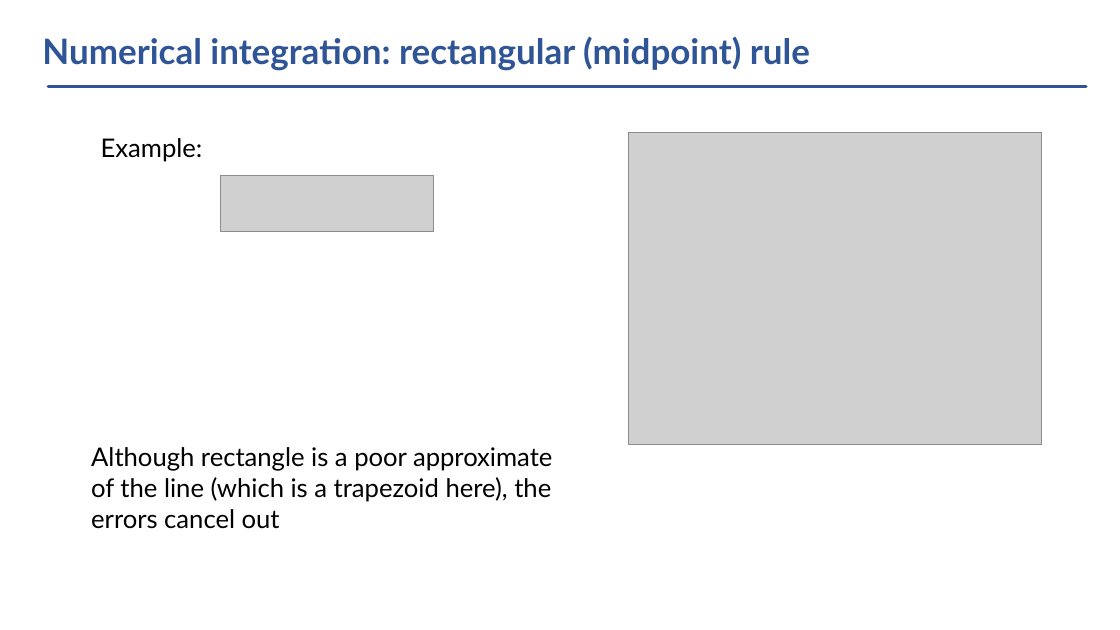
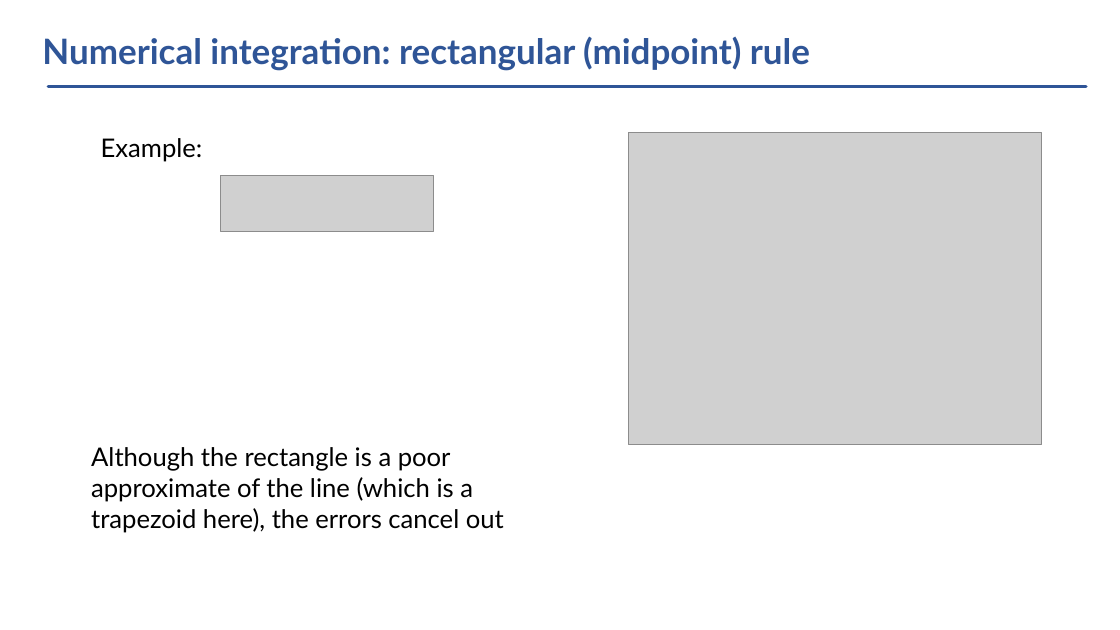
Before and after one commit to vlvovch/PHYS6350-ComputationalPhysics, a slide deck: slide 4 of lectures/Lecture6-01-31-23-NumericalIntegration.pptx. Drawn at 1120x630 pixels with LibreOffice and Linux fonts; fonts in the diff are those of the drawing; grey boxes stand for pictures. Boxes give left, top, right and bottom in pixels: in the first picture for what was removed or moved away, otherwise in the second. Text is boxed around its words. In the diff, an @@ line names an element or a change of style, - is before the commit and + after.

```diff
--- a/lectures/Lecture6-01-31-23-NumericalIntegration.pptx
+++ b/lectures/Lecture6-01-31-23-NumericalIntegration.pptx
@@ text at [91, 447, 504, 533]: text changed @@
-Although rectangle is a poor approximate of the line (which is a trapezoid here), the errors cancel out
+Although the rectangle is a poor approximate of the line (which is a trapezoid here), the errors cancel out
```
Also in this commit, not shown: 8 other slides changed, 39 other files.
